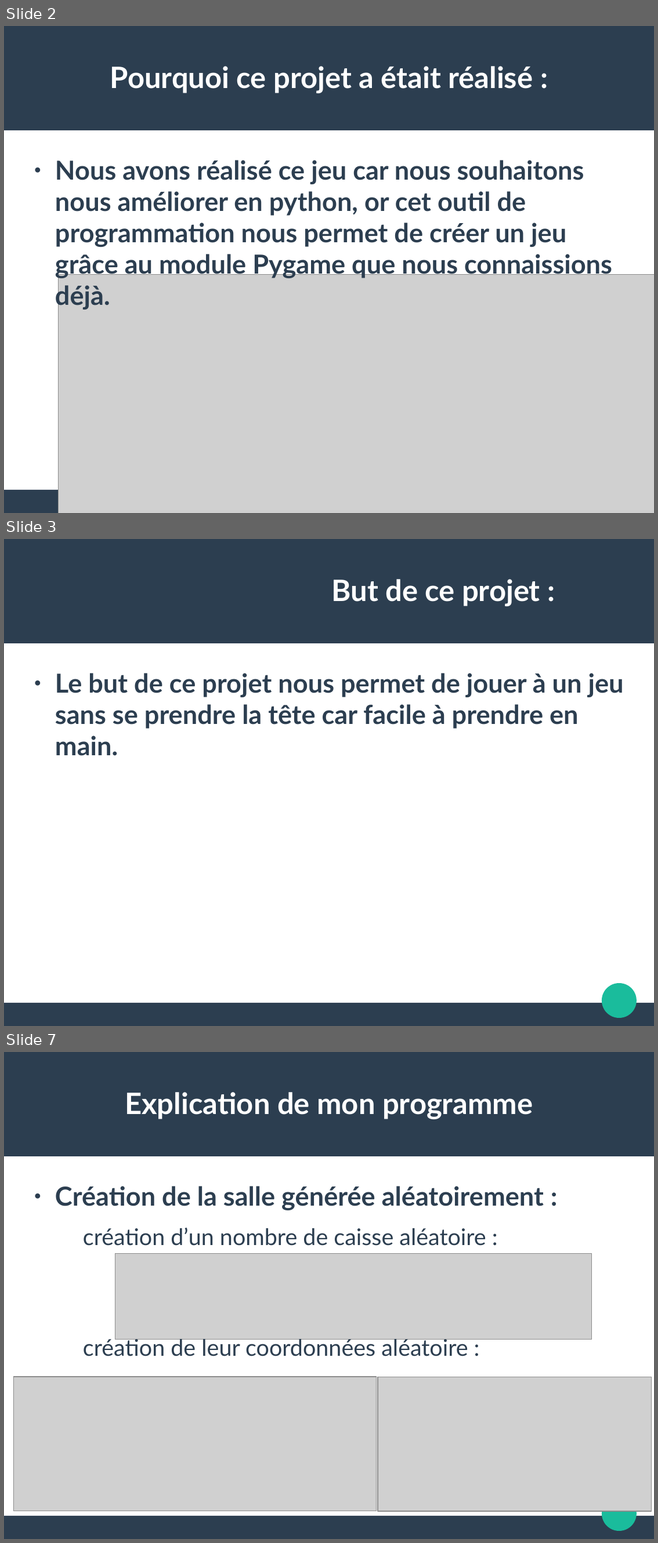
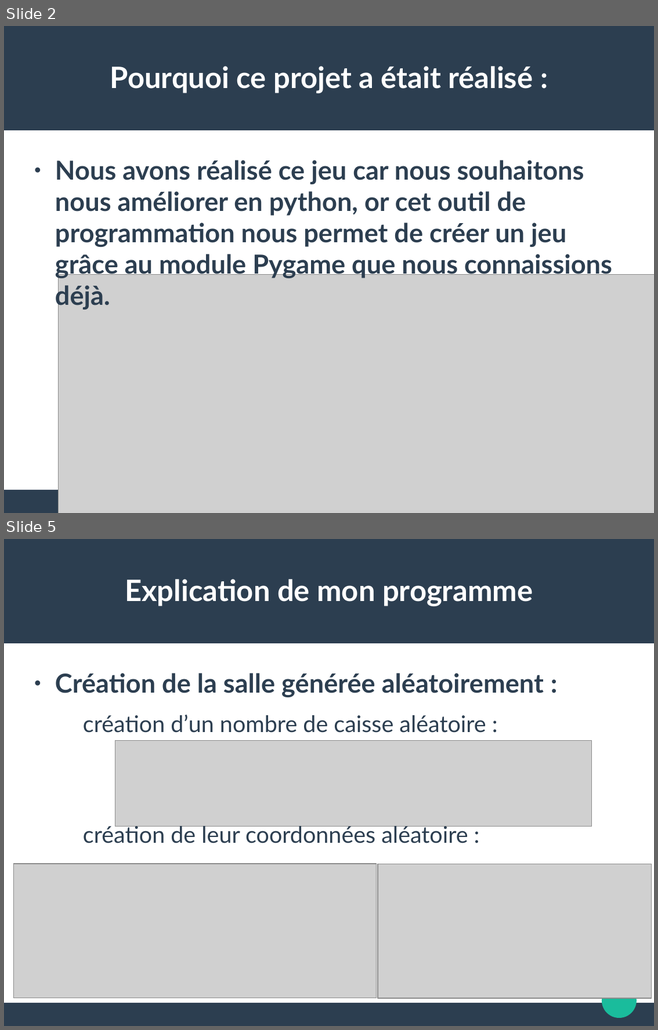
Before and after one commit to matthieurobert/Projet-ISN, a slide deck: Dossier_clément/Présentation_Clément_LAYMAJOUX.odp. Shown one above the other, each under a label of ours: slides 2, 3 and 7 before the commit, slides 2 and 5 after it; the slides between them are not shown. The pictures are 658x1543 and 658x1030 pixels, drawn with LibreOffice and Linux fonts; fonts in the diff are those of the drawing; grey boxes stand for pictures. Boxes give left, top, right and bottom in pixels: in the first picture for what was removed or moved away, otherwise in the second. Text is boxed around its words. In the diff, an @@ line names an element or a change of style, - is before the commit and + after.

```diff
--- a/Dossier_clément/Présentation_Clément_LAYMAJOUX.odp
+++ b/Dossier_clément/Présentation_Clément_LAYMAJOUX.odp
@@ slide 3 removed at box(4, 539, 654, 1026), background #FFFFFF; not listed: 3 template elements that a slide beside it also shows @@
@@ title removed at box(331, 579, 540, 606) @@
-But de ce projet :
@@ text removed at box(55, 673, 623, 756) @@
-● Le but de ce projet nous permet de jouer à un jeu sans se prendre la tête car facile à prendre en main.
@@ what was slide 7 is now slide 5 @@
```
Also in this commit, not shown: 2 slides changed, 1 other slide removed, 2 other files.
